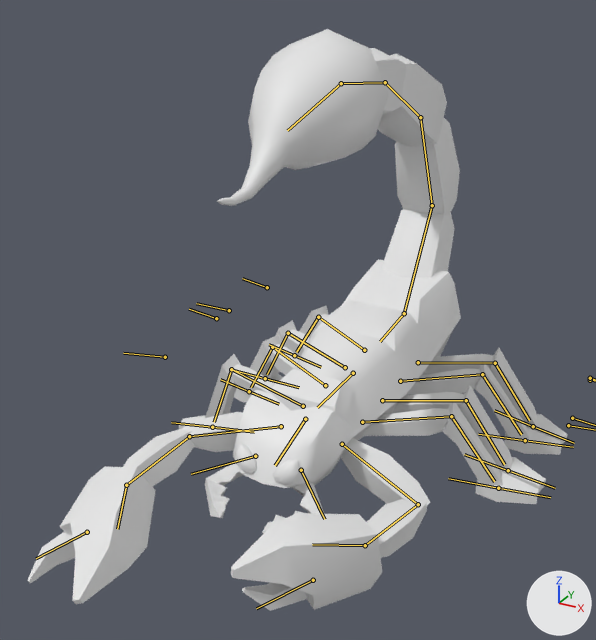
The FBX model Hussy Hicks - I am not a dog/Assets/3 - I Am Not A Dog/Models/Scorpion Room/Scorpion.fbx: old version first, new version second.
Before and after are seen from a 50 mm camera at (7.0, -9.78, 9.11) aimed at (-0.42, 3.7, 2.37). The lights are fixed; the arrows at lower right show +X, +Y and +Z. Both versions are drawn at frame 18 of the action 'Left Snip'; the numbers are the values there. The bones that bend it are drawn over the model as lines.

Names of what the first picture shows: 'Scorpion'.
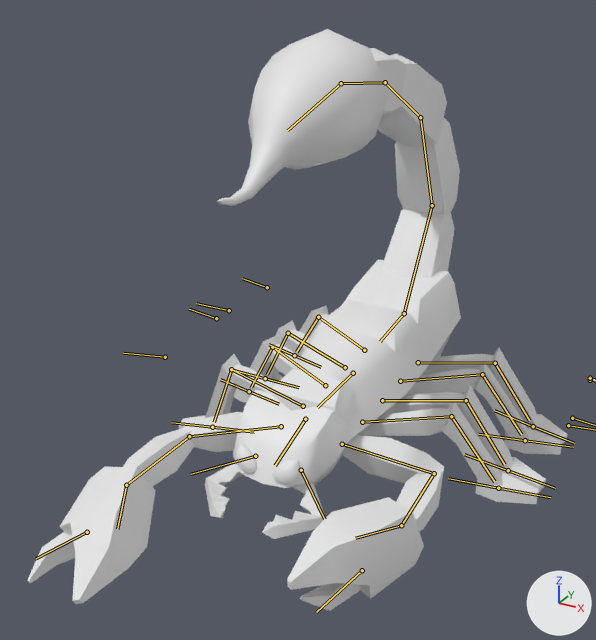
Boxes [x1, y1, x2, y2] around the edits, measured in the pictures (596 x 640 px):
'Scorpion', posed: [27, 29, 568, 611] in both
bone 'Arm_1_L', root to tip: before (342, 444) to (418, 504); after (342, 444) to (434, 473)
bone 'Arm_2_L', root to tip: before (418, 504) to (365, 545); after (434, 473) to (401, 525)

The edits, one by one:
Bone 'Arm_1_L' (bone_arm_1_l) turns from (9, 14, -23) to (-17, 14, -23) degrees about its own x, y and z.
Bone 'Arm_2_L' (bone_arm_2_l) turns from (-93, -7, -9) to (-105, -7, -9) degrees about its own x, y and z.
